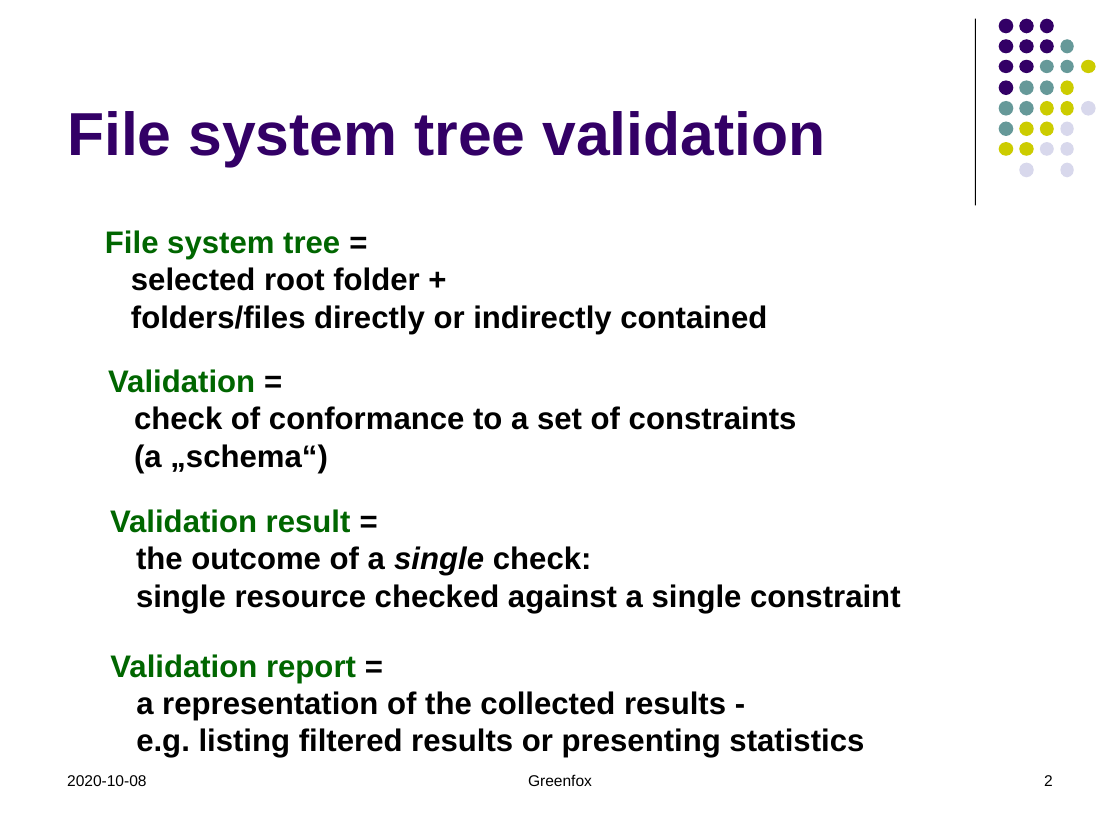
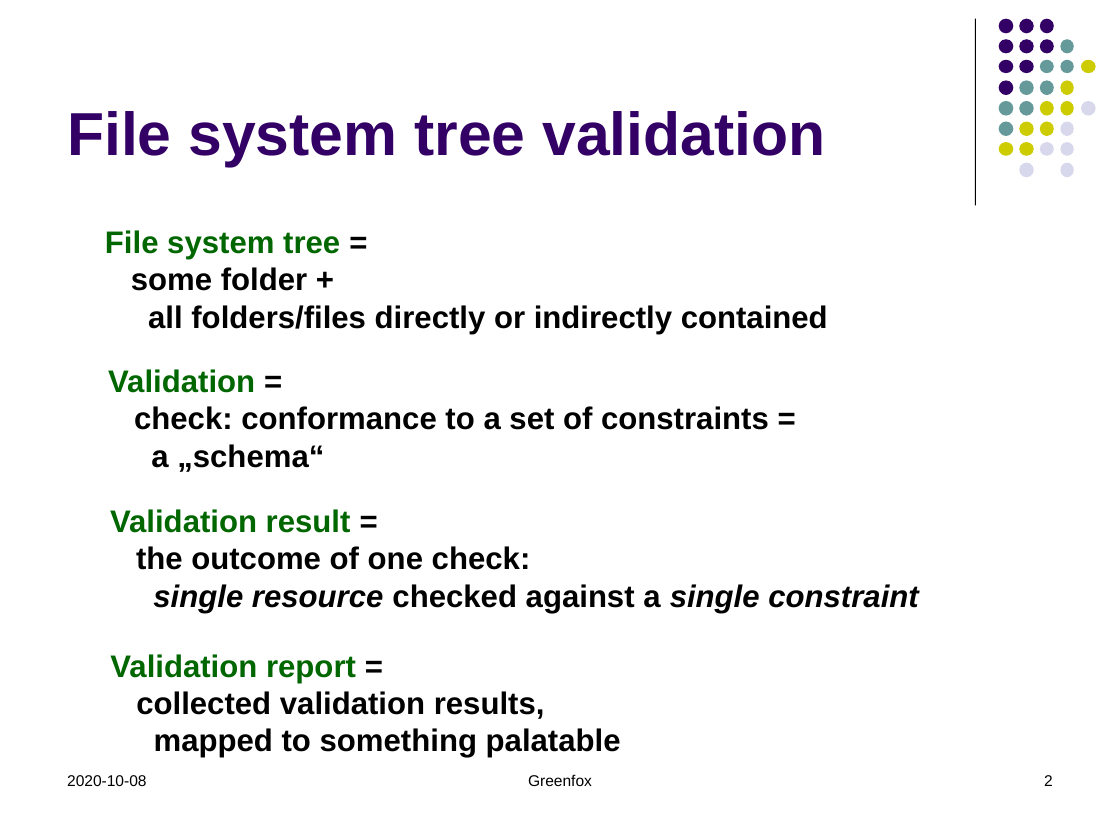
Before and after one commit to hrennau/greenfox, a slide deck: slide 2 of declarative-amsterdam-2020/an-introduction-to-greenfox/introduction-to-greenfox-part1.pptx. Drawn at 1120x840 pixels with LibreOffice and Linux fonts; fonts in the diff are those of the drawing. Boxes give left, top, right and bottom in pixels: in the first picture for what was removed or moved away, otherwise in the second. Text is boxed around its words. In the diff, an @@ line names an element or a change of style, - is before the commit and + after.

```diff
--- a/declarative-amsterdam-2020/an-introduction-to-greenfox/introduction-to-greenfox-part1.pptx
+++ b/declarative-amsterdam-2020/an-introduction-to-greenfox/introduction-to-greenfox-part1.pptx
@@ text at (131, 267, 828, 334): text changed @@
-selected root folder +
-folders/files directly or indirectly contained
+some folder +
+all folders/files directly or indirectly contained
@@ text at (134, 406, 769, 472): text changed @@
-check of conformance to a set of constraints
-(a „schema“)
+check: conformance to a set of constraints =
+a „schema“
@@ text at (136, 546, 531, 570): text changed @@
-the outcome of a single check:
+the outcome of one check:
@@ text at (153, 584, 918, 613): italic on in "single resource single constraint" @@
@@ text at (136, 691, 621, 758): text changed @@
-a representation of the collected results -
-e.g. listing filtered results or presenting statistics
+collected validation results,
+mapped to something palatable
```
Also in this commit, not shown: 2 other slides changed, 11 slides added.
